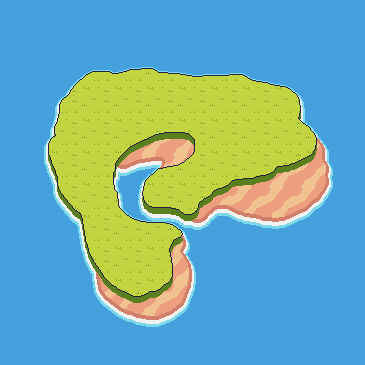
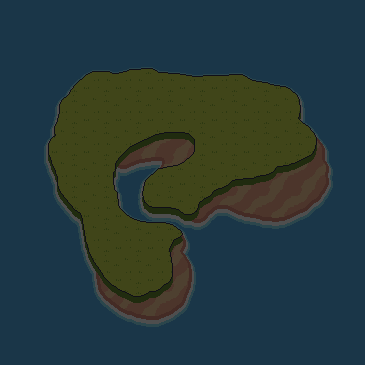
Revision of a layered 365 x 365 image; what changed, layer by layer:
added layer "Layer 9 copy" (40%) above "Layer 9" over (x1=0, y1=0, x2=365, y2=365)
added layer "Layer 9" (50%) above "Paths" over (x1=0, y1=0, x2=365, y2=365)
